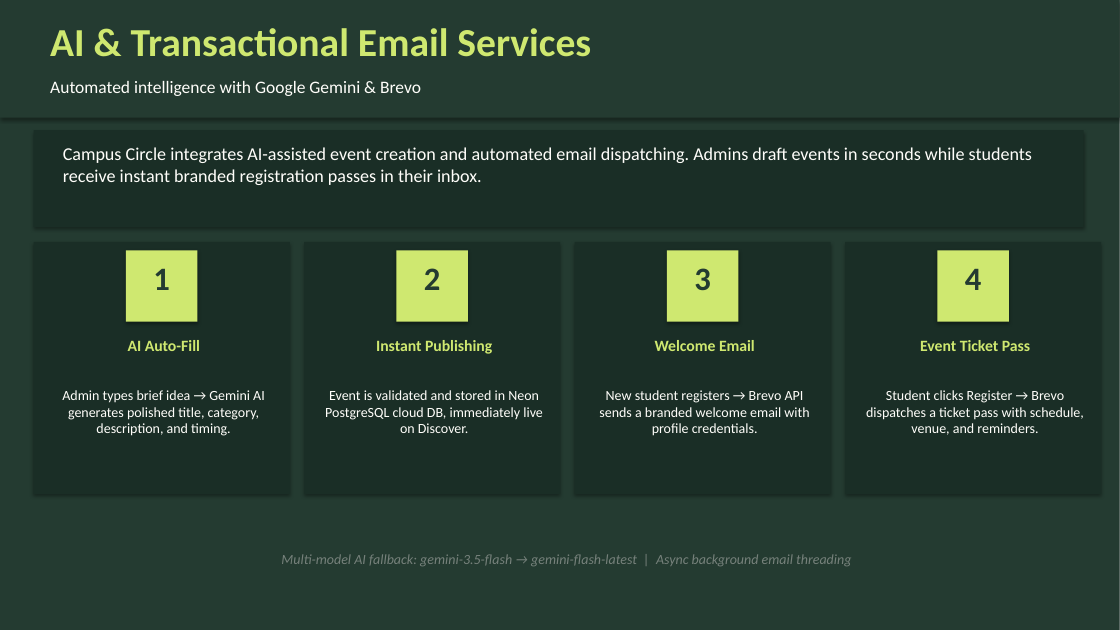
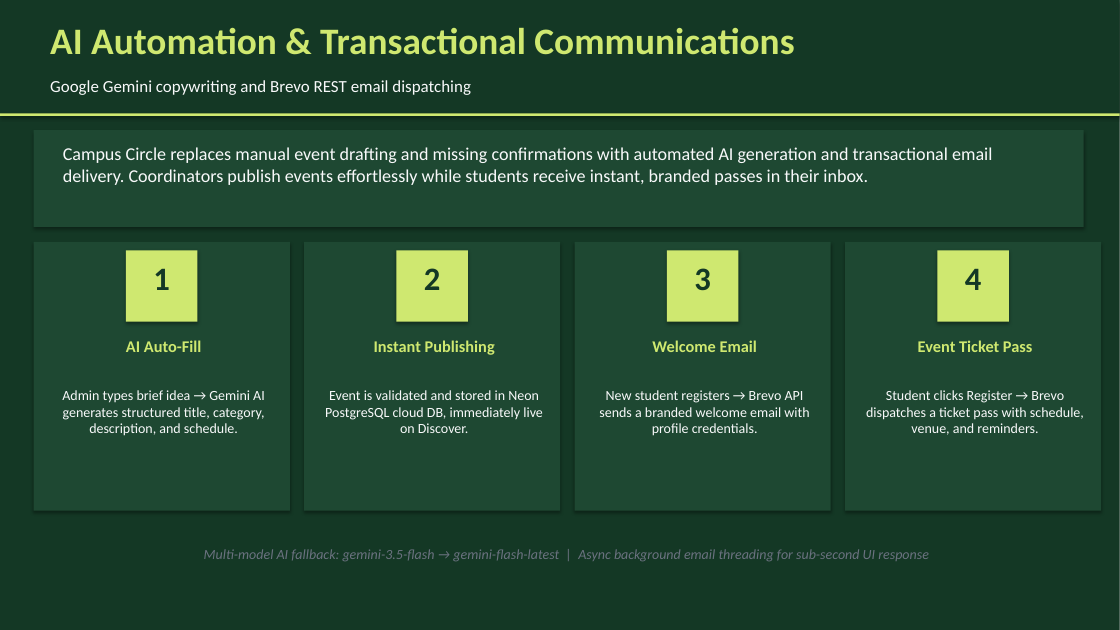
Before and after one commit to Abhi7Prajapathi/Events, a slide deck: slide 7 of CampusCircle_Presentation.pptx. Drawn at 1120x630 pixels with LibreOffice and Linux fonts; fonts in the diff are those of the drawing. Boxes give left, top, right and bottom in pixels: in the first picture for what was removed or moved away, otherwise in the second. Text is boxed around its words. In the diff, an @@ line names an element or a change of style, - is before the commit and + after.

Commit message:
docs: update presentation deck with latest admin controls, CI/CD, and certificate design

```diff
--- a/CampusCircle_Presentation.pptx
+++ b/CampusCircle_Presentation.pptx
@@ rectangle at (0,0,1120,630): fill #243B31 to #143825 @@
@@ rectangle at (0,0,1120,113): fill #243B31 to #143825 @@
@@ rectangle: place and size @@
-rectangle at (0,0,1120,118)
+rectangle at (0,0,1120,113)
@@ text at (50,28,794,55): text changed; size 34 to 32 pt @@
-AI & Transactional Email Services
+AI Automation & Transactional Communications
@@ text at (50,80,471,95): text changed; size 15 to 14.5 pt; text colour #FFFEFA to #F8F9FA @@
-Automated intelligence with Google Gemini & Brevo
+Google Gemini copywriting and Brevo REST email dispatching
@@ rectangle added at (0,113,1120,116), fill #CFE870 @@
@@ text at (63,147,992,185): text changed; text colour #FFFEFA to #F8F9FA @@
-Campus Circle integrates AI-assisted event creation and automated email dispatching. Admins draft events in seconds while students receive instant branded registration passes in their inbox.
+Campus Circle replaces manual event drafting and missing confirmations with automated AI generation and transactional email delivery. Coordinators publish events effortlessly while students receive instant, branded passes in their inbox.
@@ rectangle: place and size @@
-rectangle at (34,242,290,494)
+rectangle at (34,242,290,511)
@@ rectangle: place and size @@
-rectangle at (304,242,560,494)
+rectangle at (304,242,560,511)
@@ rectangle: place and size @@
-rectangle at (575,242,831,494)
+rectangle at (575,242,831,511)
@@ fill #1A2E26 to #1E4832 in 5 elements at (34,130,1084,227), (34,242,290,511), (304,242,560,511), (575,242,831,511), (845,242,1102,511) @@
@@ rectangle: place and size @@
-rectangle at (845,242,1102,494)
+rectangle at (845,242,1102,511)
@@ text colour #243B31 to #143825 in 4 elements at (153,268,170,290), (424,268,441,290), (694,268,711,290), (965,269,982,290) @@
@@ size 13.5 to 14 pt in 4 elements at (126,340,202,352), (374,340,495,355), (652,340,757,352), (918,340,1032,352) @@
@@ text colour #FFFEFA to #F8F9FA in 3 elements at (325,390,543,433), (866,390,1084,435), (599,390,809,436) @@
@@ text at (62,390,265,436): text changed; text colour #FFFEFA to #F8F9FA @@
-Admin types brief idea → Gemini AI generates polished title, category, description, and timing.
+Admin types brief idea → Gemini AI generates structured title, category, description, and schedule.
@@ text at (204,549,929,561): text changed; text colour #76817B to #6B7280 @@
-Multi-model AI fallback: gemini-3.5-flash → gemini-flash-latest | Async background email threading
+Multi-model AI fallback: gemini-3.5-flash → gemini-flash-latest | Async background email threading for sub-second UI response
```
Also in this commit, not shown: 9 other slides changed, 1 slide added, 1 slide removed.
